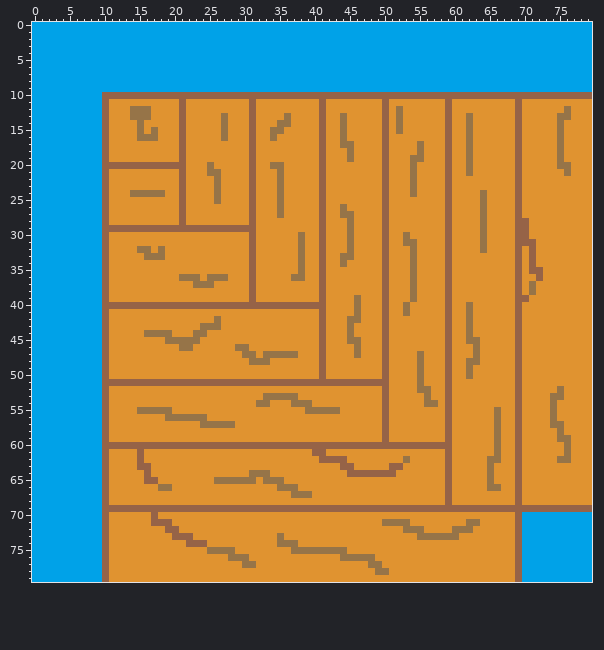
File history of a sprite sheet, DxLib_TGS2025/Resource/images/woodroad_TR.png. That is the earlier state.
The file is 80x80 pixels.
Now the later version:
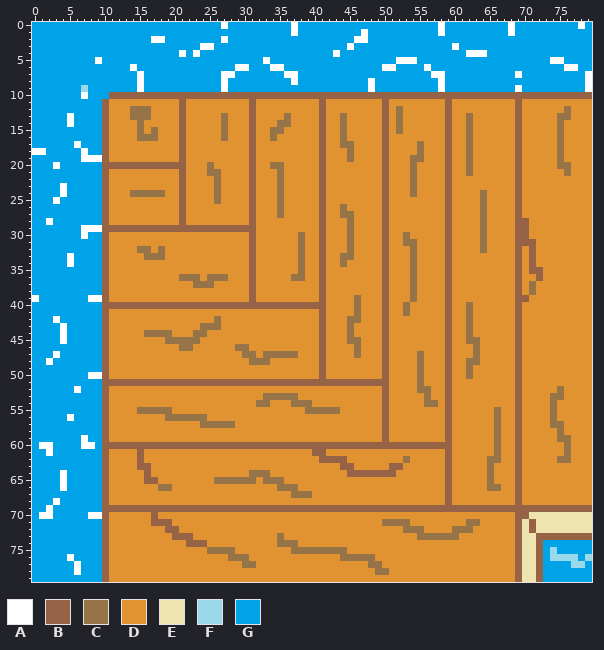
Palette (. is transparent): A #ffffff  B #966347  C #967448  D #e09330  E #efe4b0  F #99d9ea  G #00a2e8
What changed:
y 0: x 27 G -> A; x 37 G -> A; x 58 G -> A; x 68 G -> A; x 78 G -> A
y 1: x 37 G -> A; x 47 G -> A; x 58 G -> A; x 68 G -> A
y 2: x 17..18 GG -> AA; x 27 G -> A; x 46..47 GG -> AA
y 3: x 24..25 GG -> AA; x 45 G -> A; x 60 G -> A
y 4: x 21 G -> A; x 23 G -> A; x 43 G -> A; x 62..64 GGG -> AAA
y 5: x 9 G -> A; x 33 G -> A; x 52..54 GGG -> AAA; x 74..75 GG -> AA
y 6: x 14 G -> A; x 29..30 GG -> AA; x 34..35 GG -> AA; x 50..51 GG -> AA; x 56 G -> A; x 76..77 GG -> AA
y 7: x 15 G -> A; x 27..28 GG -> AA; x 36..37 GG -> AA; x 57..58 GG -> AA; x 69 G -> A; x 79 G -> A
y 8: x 15 G -> A; x 27 G -> A; x 37 G -> A; x 48 G -> A; x 58 G -> A; x 79 G -> A
y 9: x 7 G -> F; x 15 G -> A; x 27 G -> A; x 48 G -> A; x 58 G -> A; x 69 G -> A; x 79 G -> A
y 10: x 7 G -> A; x 10 B -> G
y 13..14: x 5 G -> A
y 17: x 6 G -> A
y 18: x 0..1 GG -> AA; x 7 G -> A
y 19: x 7..9 GGG -> AAA
y 20: x 3 G -> A
y 23..24: x 4 G -> A
y 25: x 3 G -> A
y 28: x 2 G -> A
y 29: x 7..9 GGG -> AAA
y 30: x 7 G -> A
y 33..34: x 5 G -> A
y 39: x 0 G -> A; x 8..9 GG -> AA
y 42: x 3 G -> A
y 43..45: x 4 G -> A
y 47: x 3 G -> A
y 48: x 2 G -> A
y 50: x 8..9 GG -> AA
y 52: x 6 G -> A
y 56: x 5 G -> A
y 59: x 7 G -> A
y 60: x 1..2 GG -> AA; x 7..8 GG -> AA
y 61: x 2 G -> A
y 64..66: x 4 G -> A
y 68: x 3 G -> A
y 69: x 2 G -> A
y 70: x 1..2 GG -> AA; x 8..9 GG -> AA; x 70..79 GGGGGGGGGG -> BEEEEEEEEE
y 71..72: x 70..79 GGGGGGGGGG -> EBEEEEEEEE
y 73: x 70..79 GGGGGGGGGG -> EEBBBBBBBB
y 74: x 70..72 GGG -> EEB
y 75: x 70..72 GGG -> EEB; x 74 G -> F
y 76: x 5 G -> A; x 70..72 GGG -> EEB; x 74..77 GGGG -> FFFF; x 79 G -> F
y 77: x 6 G -> A; x 70..72 GGG -> EEB; x 77..78 GG -> FF
y 78: x 6 G -> A; x 70..72 GGG -> EEB
y 79: x 70..72 GGG -> EEB
Changed places in both pictures, as pixel boxes (x1, y1, x2, y2):
changed: (151, 22, 298, 92)
changed: (333, 22, 515, 92)
changed: (515, 22, 592, 92)
changed: (32, 57, 144, 267)
changed: (32, 295, 102, 519)
changed: (522, 512, 592, 582)
changed: (67, 554, 81, 575)
